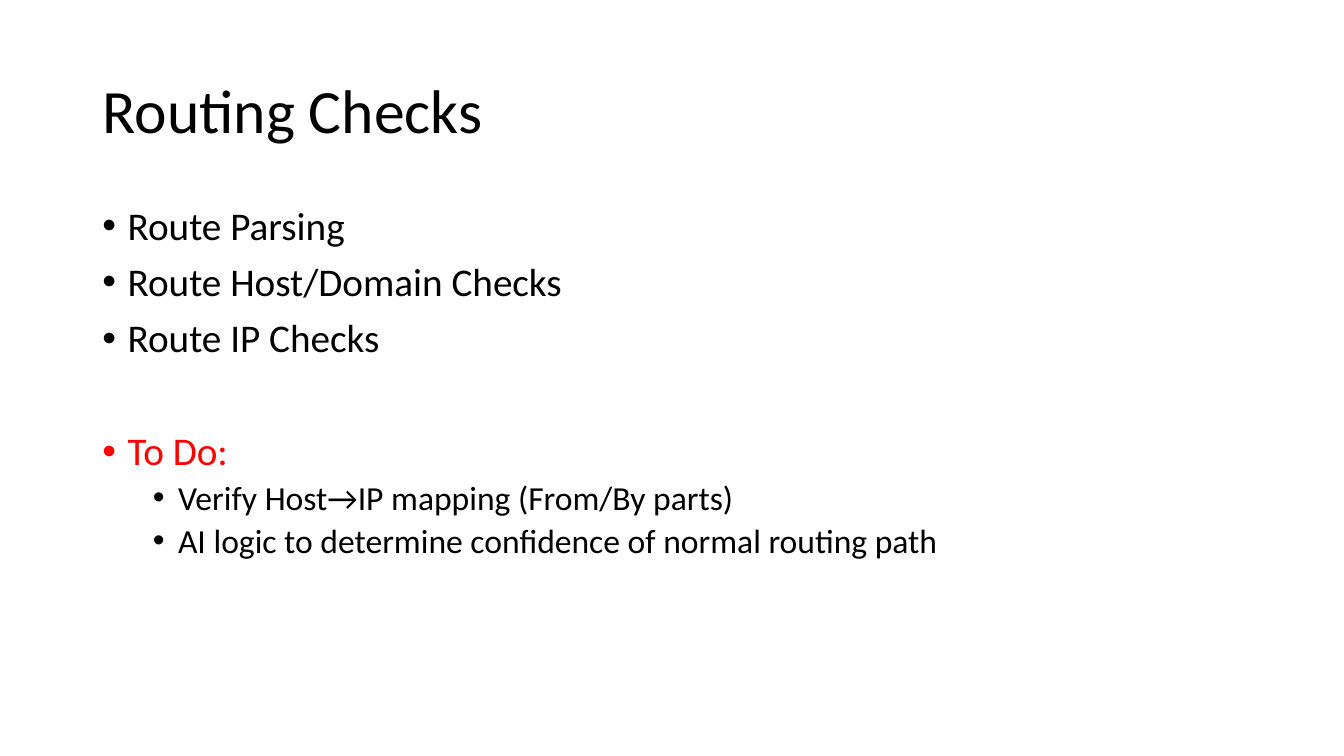
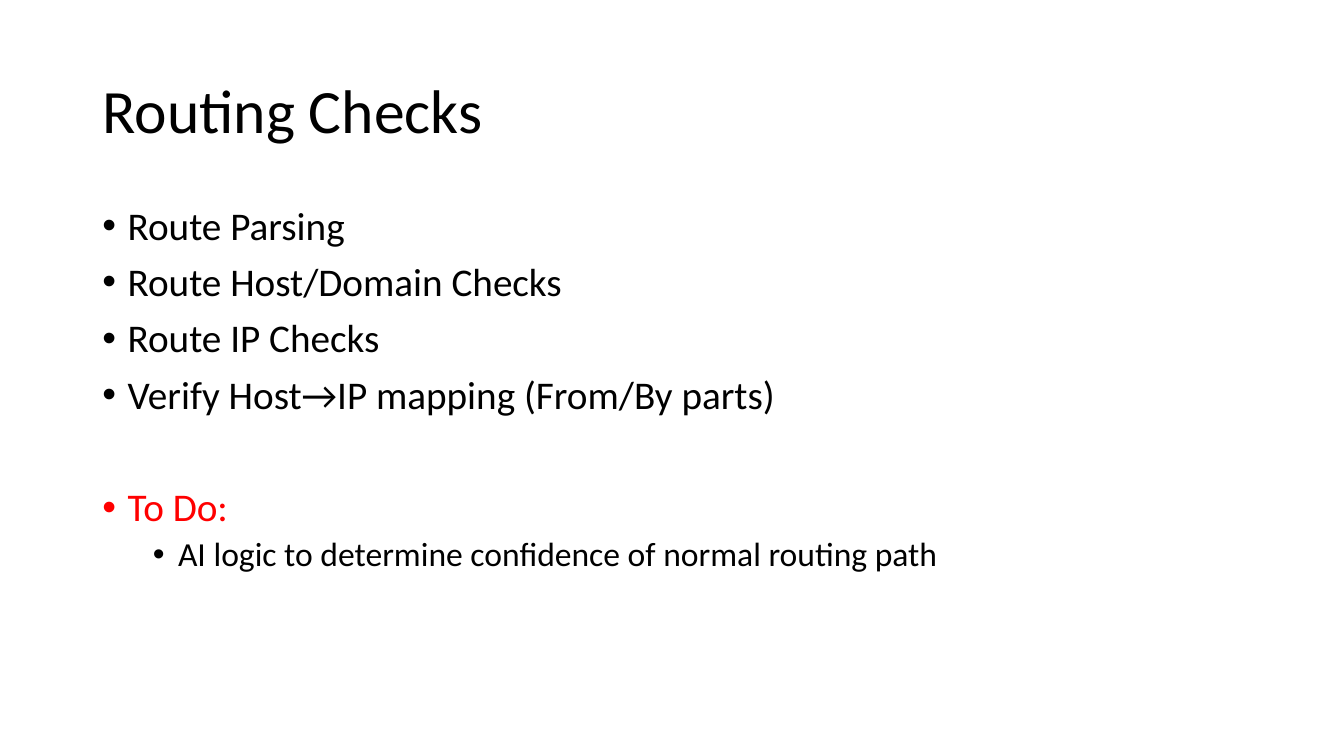
Before and after one commit to CodeChex/OutlookSafetyChecks, a slide deck: slide 8 of Outlook Safety Check.pptx. Drawn at 1344x756 pixels with LibreOffice and Linux fonts; fonts in the diff are those of the drawing. Boxes give left, top, right and bottom in pixels: in the first picture for what was removed or moved away, otherwise in the second. Text is boxed around its words. In the diff, an @@ line names an element or a change of style, - is before the commit and + after.

Commit message:
Revamped to include more checks

```diff
--- a/Outlook Safety Check.pptx
+++ b/Outlook Safety Check.pptx
@@ text at [128, 380, 775, 416]: paragraph added @@
+• Verify Host→IP mapping (From/By parts)
@@ text at [178, 485, 733, 516]: paragraph removed @@
-  • Verify Host→IP mapping (From/By parts)
```
Also in this commit, not shown: 5 other slides changed, 51 other files.
